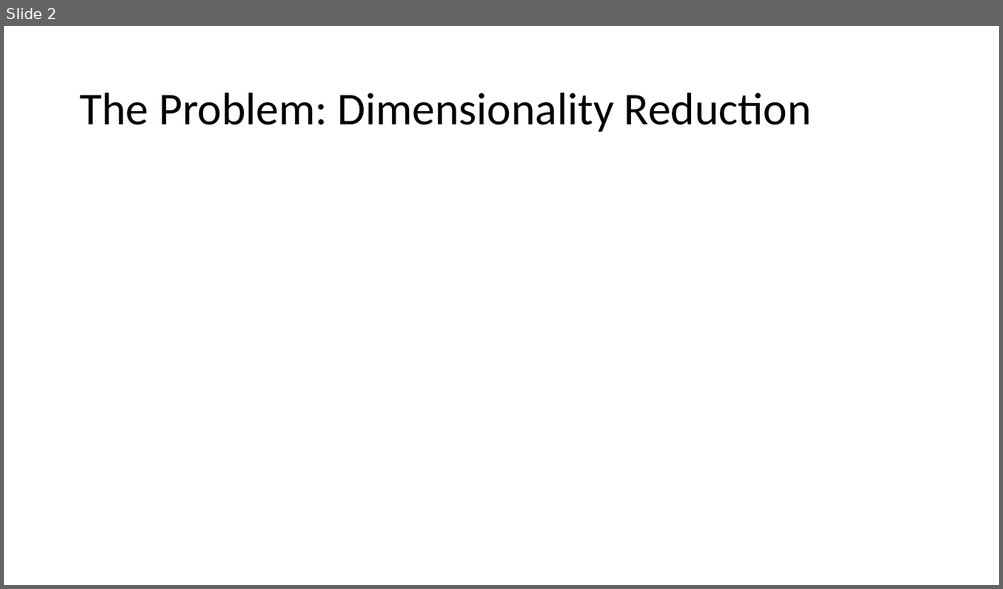
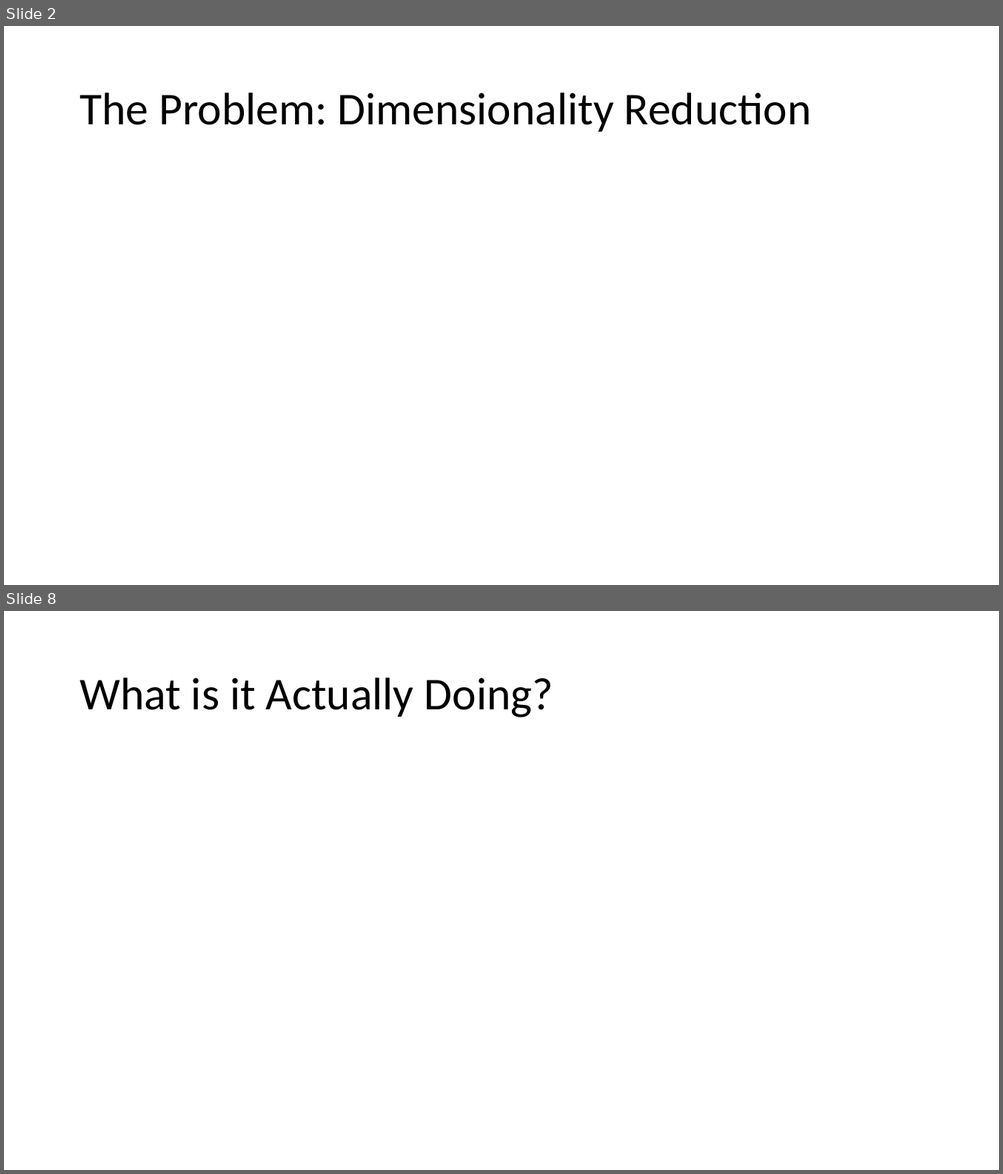
Before and after one commit to nbv3/math465_tsne, a slide deck: math465_tsne.pptx. Shown one above the other, each under a label of ours: slide 2 before the commit, slides 2 and 8 after it; the slides between them are not shown. The pictures are 1003x589 and 1003x1174 pixels, drawn with LibreOffice and Linux fonts; fonts in the diff are those of the drawing; grey boxes stand for pictures. Boxes give left, top, right and bottom in pixels: in the first picture for what was removed or moved away, otherwise in the second. Text is boxed around its words. In the diff, an @@ line names an element or a change of style, - is before the commit and + after.

```diff
--- a/math465_tsne.pptx
+++ b/math465_tsne.pptx
@@ slide 8 added at (4, 611, 999, 1170), background #FFFFFF @@
@@ title added at (79, 678, 553, 718), 44 pt, text #000000 @@
+What is it Actually Doing?
```
Also in this commit, not shown: 7 other slides added, 1 slide removed.
